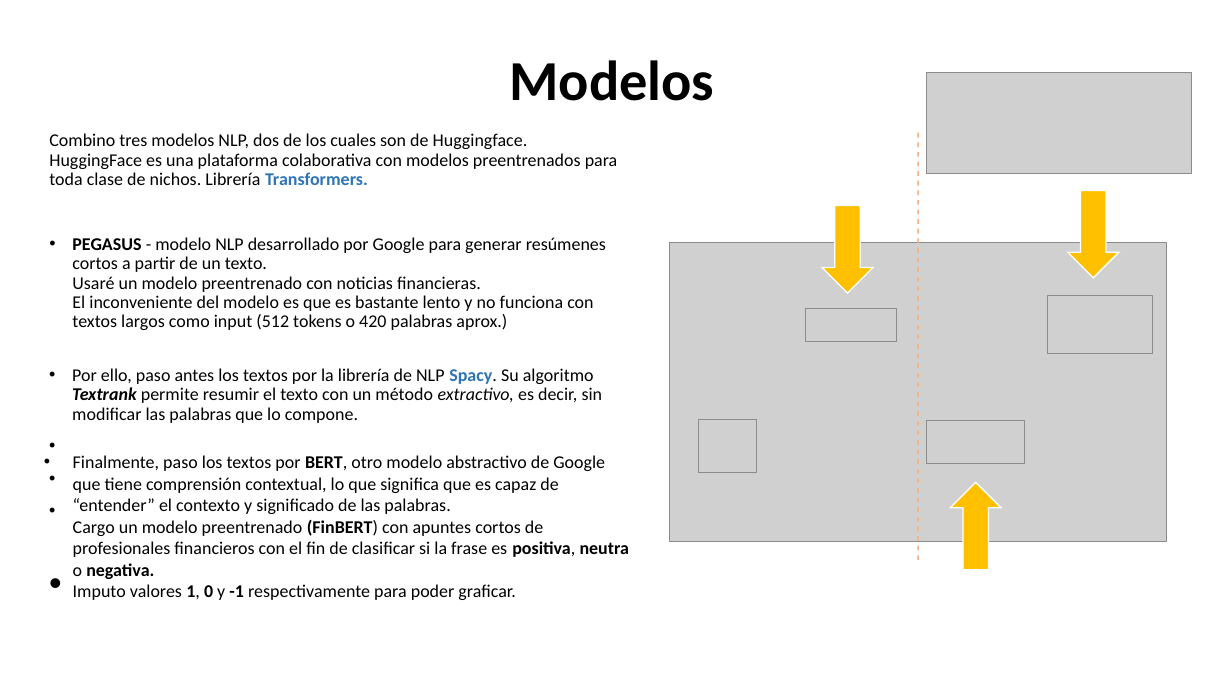
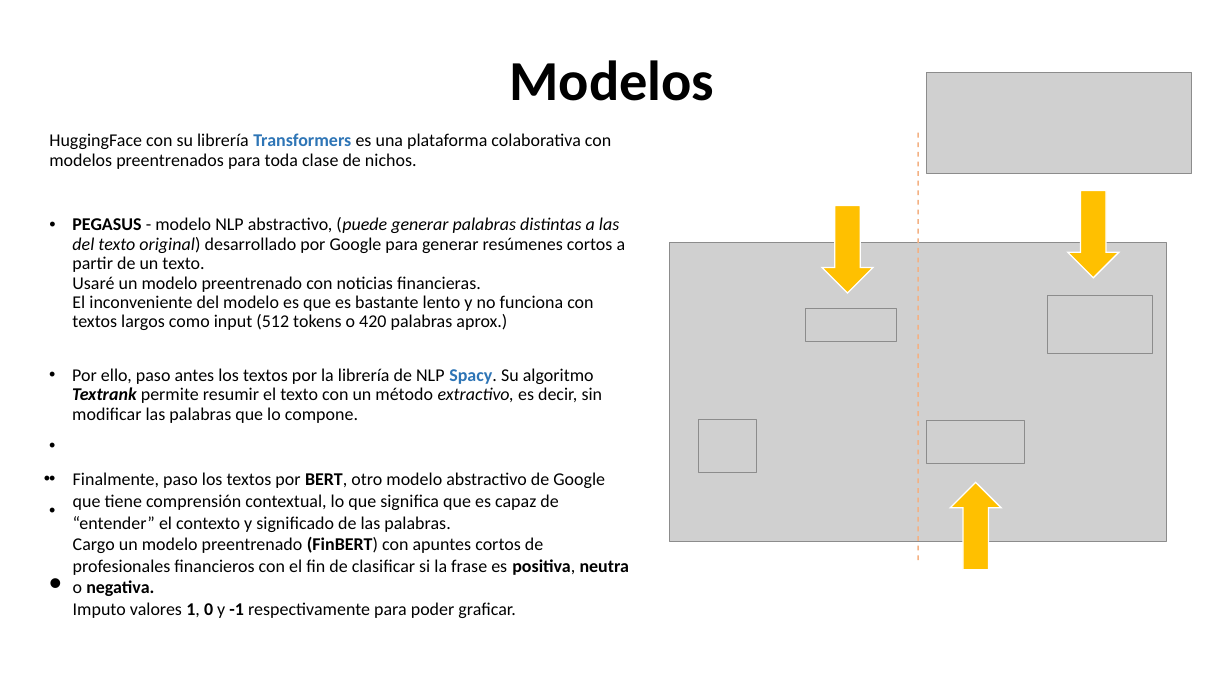
Before and after one commit to Drissb1/ML_Sentimiento_activos_financieros, a slide deck: slide 5 of Presentación.odp. Drawn at 1232x693 pixels with LibreOffice and Linux fonts; fonts in the diff are those of the drawing; grey boxes stand for pictures. Boxes give left, top, right and bottom in pixels: in the first picture for what was removed or moved away, otherwise in the second. Text is boxed around its words. In the diff, an @@ line names an element or a change of style, - is before the commit and + after.

```diff
--- a/Presentación.odp
+++ b/Presentación.odp
@@ text at (x1=49, y1=133, x2=626, y2=330): text changed @@
-Combino tres modelos NLP, dos de los cuales son de Huggingface.
-HuggingFace es una plataforma colaborativa con modelos preentrenados para toda clase de nichos. Librería Transformers.
-• PEGASUS - modelo NLP desarrollado por Google para generar resúmenes cortos a partir de un texto.
-  Usaré un modelo preentrenado con noticias financieras.
-  El inconveniente del modelo es que es bastante lento y no funciona con textos largos como input (512 tokens o 420 palabras aprox.)
+HuggingFace con su librería Transformers es una plataforma colaborativa con modelos preentrenados para toda clase de nichos.
+• PEGASUS - modelo NLP abstractivo, (puede generar palabras distintas a las del texto original) desarrollado por Google para generar resúmenes cortos a partir de un texto.
+  Usaré un modelo preentrenado con noticias financieras.
+  El inconveniente del modelo es que es bastante lento y no funciona con textos largos como input (512 tokens o 420 palabras aprox.)
@@ text "Finalmente, paso los textos por ..." moved from (x1=73, y1=455, x2=629, y2=600) to (x1=73, y1=472, x2=629, y2=618) @@
```
Also in this commit, not shown: 3 other slides changed, 13 other files.
